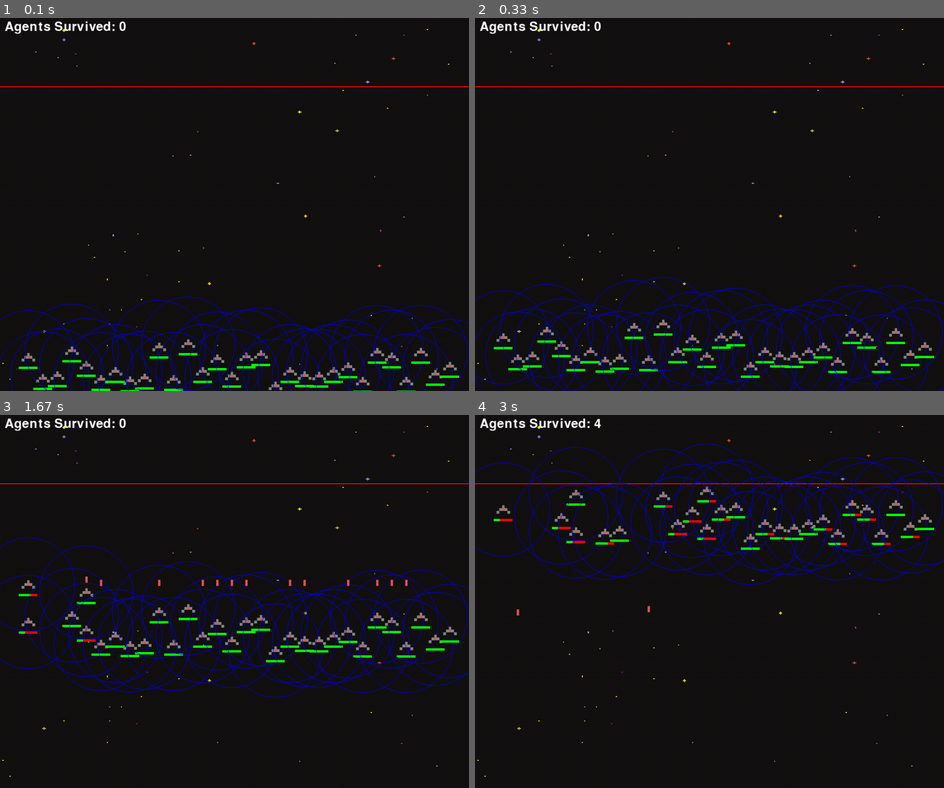
Above: before the commit, frames 1-4 (two rows, left to right).
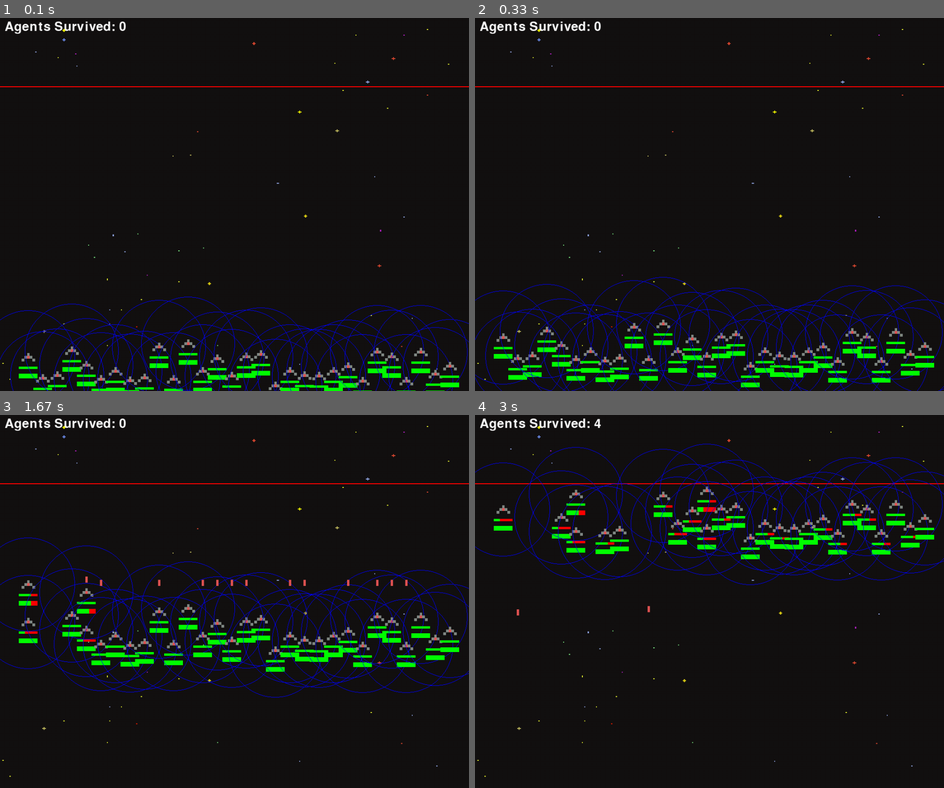
Above: after the commit, the same moments.

Repository: icik251/C21_analysis-of-survival_rate_of_agents-
Game: pygame game, started from Pygame_Simulation/main_beta.py
The game is run twice, just before and just after one commit, with the same random seed, the same clock (stepped at 60 frames per second) and the same inputs.
Inputs:
- Up to frame 1 (0.1 s): no input
- Up to frame 2 (0.33 s): no input
- Up to frame 3 (1.67 s): hold Left 0.33-0.87 s; hold Left 0.9-1.3 s; hold Left from 1.33 s (still down)
- Up to frame 4 (3 s): release Left at 1.8 s; hold Left 2.4-2.8 s; hold Left from 2.83 s (still down)

The runs differ from the first frame. In frame 1, 0.9% of the frame differs, in the area x 4-98%, y 91-100%; in frame 2, 1.6%; in frame 3, 1.6%, in the area x 4-98%, y 49-69%; in frame 4, 1.4%.

Commit message:
readme and battery visualization

Diff:
--- a/Pygame_Simulation/main_beta.py
+++ b/Pygame_Simulation/main_beta.py
@@ -27,12 +27,12 @@
 number_waves = no_of_waves
 
 # Load assets
-RED_AGENT = pygame.transform.scale(pygame.image.load(
-    os.path.join("Pygame_Simulation\\assets", "pixel_ship_red_small.png")), (40, 30))
+RED_AGENT = pygame.transform.scale(pygame.image.load(os.path.join(
+    "Pygame_Simulation\\assets", "pixel_ship_red_small.png")), (40, 30))
 #RED_AGENT = pygame.image.load(os.path.join("assets","pixel_ship_red_small.png"))
 # Lasers
-RED_LASER = pygame.transform.scale(pygame.image.load(
-    os.path.join("Pygame_Simulation\\assets", "pixel_laser_red.png")), (50, 40))
+RED_LASER = pygame.transform.scale(pygame.image.load(os.path.join(
+    "Pygame_Simulation\\assets", "pixel_laser_red.png")), (50, 40))
 #RED_LASER = pygame.image.load(os.path.join("assets","pixel_laser_red.png"))
 # Backgrond
 BG = pygame.transform.scale(
@@ -55,12 +55,15 @@
         self.mask = pygame.mask.from_surface(self.ship_img)
         self.max_health = health
         self.cover = False
-        self.cost = cost
+        self.cost = cost_value
+        self.max_cost = cost_value
 
     def draw(self, window):  # To show/draw the agent on the screen
         # Draw agent image at its own x/y coordinate
         window.blit(self.ship_img, (self.x, self.y))
         self.healthbar(window)  # Also draw the healthbar for each agent
+        # if you dont want to see battery health bar comment this line
+        self.battery_healthbar(window)
 
     def move(self, vel):  # To move the agent on the screen every loop
         self.y -= vel  # Since y increases as you move down in pygame screen, so we reduce y to move up
@@ -70,6 +73,24 @@
 
     def get_height(self):
         return self.ship_img.get_height()
+
+    def battery_healthbar(self, window):
+        pygame.draw.rect(
+            window,
+            (255,
+             0,
+             0),
+            (self.x,
+             self.y +
+             self.get_height() +
+             20,
+             self.ship_img.get_width(),
+             10))
+        pygame.draw.rect(window, (0, 255, 0), (self.x, self.y +
+                                               self.get_height() +
+                                               20, self.ship_img.get_width() *
+                                               (self.cost /
+                                                   self.max_cost), 10))
 
     def healthbar(self, window):  # Healthbar for each of the agent
         pygame.draw.rect(
@@ -87,7 +108,7 @@
                                                self.get_height() +
                                                5, self.ship_img.get_width() *
                                                (self.health /
-                                                   self.max_health), 5))
+                                                self.max_health), 5))
         #pygame.draw.circle(window, (random.randrange(0,255),random.randrange(0,255),random.randrange(0,255)), (self.x + int(self.get_width()/2), self.y + int(self.get_height()/2)), 150, 1)
         if Show_covering:
             pygame.draw.circle(window,
--- a/Result.txt
+++ b/Result.txt
@@ -1,5 +1,5 @@
 Number of Initial Agents: 30
-Number of Agents survived: 28
+Number of Agents survived: 21
 Number of wave of bullets fired: 3
 
 Variables Used
Not shown, added: Pygame_Simulation/readme.txt
